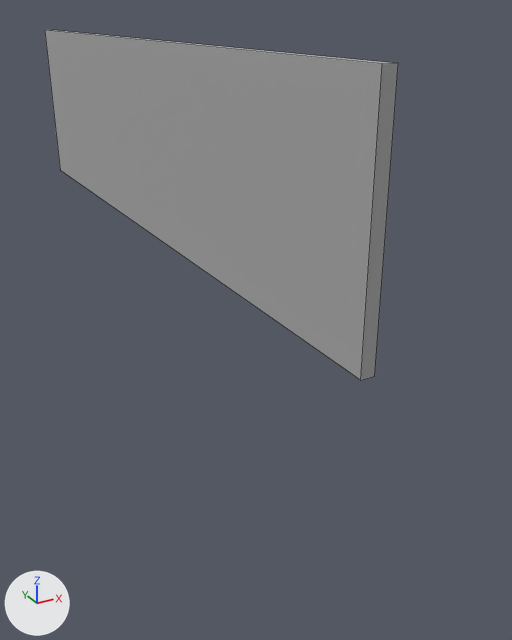
Two versions of the FBX model Content/Meshes/SM_HorizontalLongInternetAd.fbx, one commit apart.
Both versions are drawn from a camera (50 mm lens) standing at (-2.24, -5.98, 1.9) and looking at (0.87, -0.32, -0.93). The lights are fixed; the arrows at lower left show +X, +Y and +Z. Mesh edges are drawn as thin lines. Where no turn or scale is listed for an object, it has been applied to the vertices.

Names of what the first picture shows: 'HorizontalLongInternetAd'.
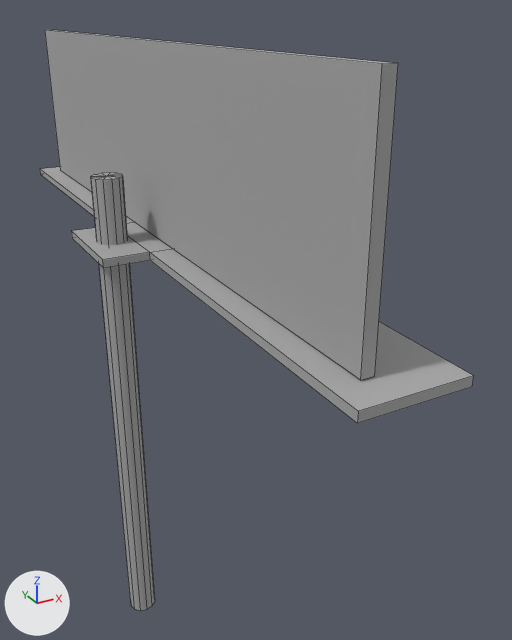
The newer file is also rescaled (x2.54), turned or shifted as a whole; pictures and numbers use the older file's frame.

Changed parts and their boxes [x1, y1, x2, y2] in the pictures (512 x 640 px):
'Walkway', added: after [40, 167, 474, 423]
'Pole', added: after [91, 173, 155, 610]

Patch to the scene script:
```diff
--- a/Content/Meshes/SM_HorizontalLongInternetAd.fbx.py
+++ b/Content/Meshes/SM_HorizontalLongInternetAd.fbx.py
@@ me_mesh_001 @@
+me_mesh_001.from_pydata(...)  # 25 vertices, 24 faces; spans x -0.14..0.14, y -0.14..0.14, z -2.42..2.42
+me_mesh_001.materials.append(mat_lambert1)  # grey #aaaaaa
@@ me_mesh_1 @@
+me_mesh_1.from_pydata(...)  # 20 vertices, 18 faces; spans x -0.71..0.5, y -3.45..3.45, z -0.04..0.04
+me_mesh_1.materials.append(mat_lambert1)  # grey #aaaaaa
@@ ob_pole @@
+ob_pole = bpy.data.objects.new('Pole', me_mesh_001)
+ob_pole.location = (-0.42, 0.0, -1.84)
@@ ob_walkway @@
+ob_walkway = bpy.data.objects.new('Walkway', me_mesh_1)
+ob_walkway.location = (0.05, 0.0, -0.04)
```
